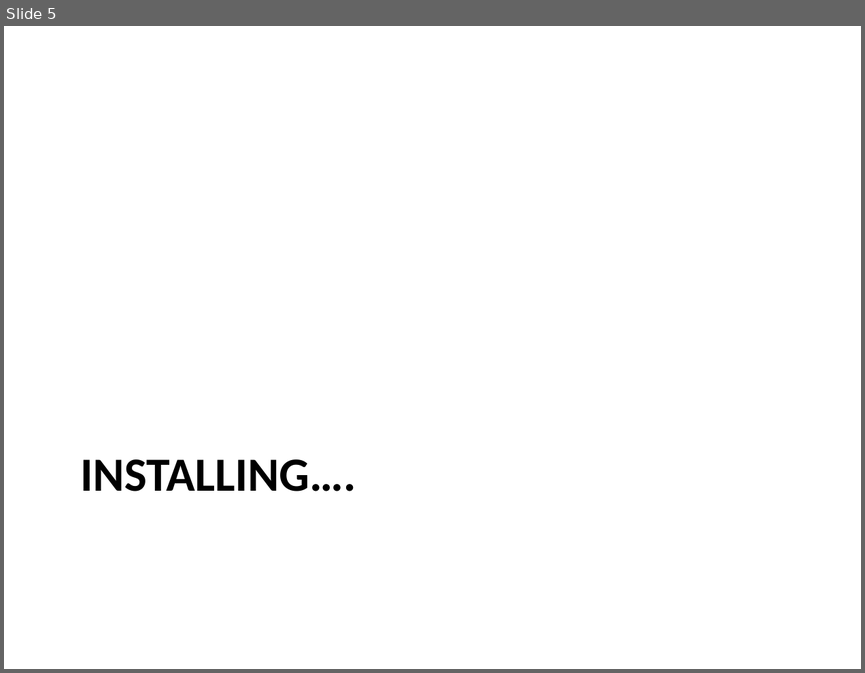
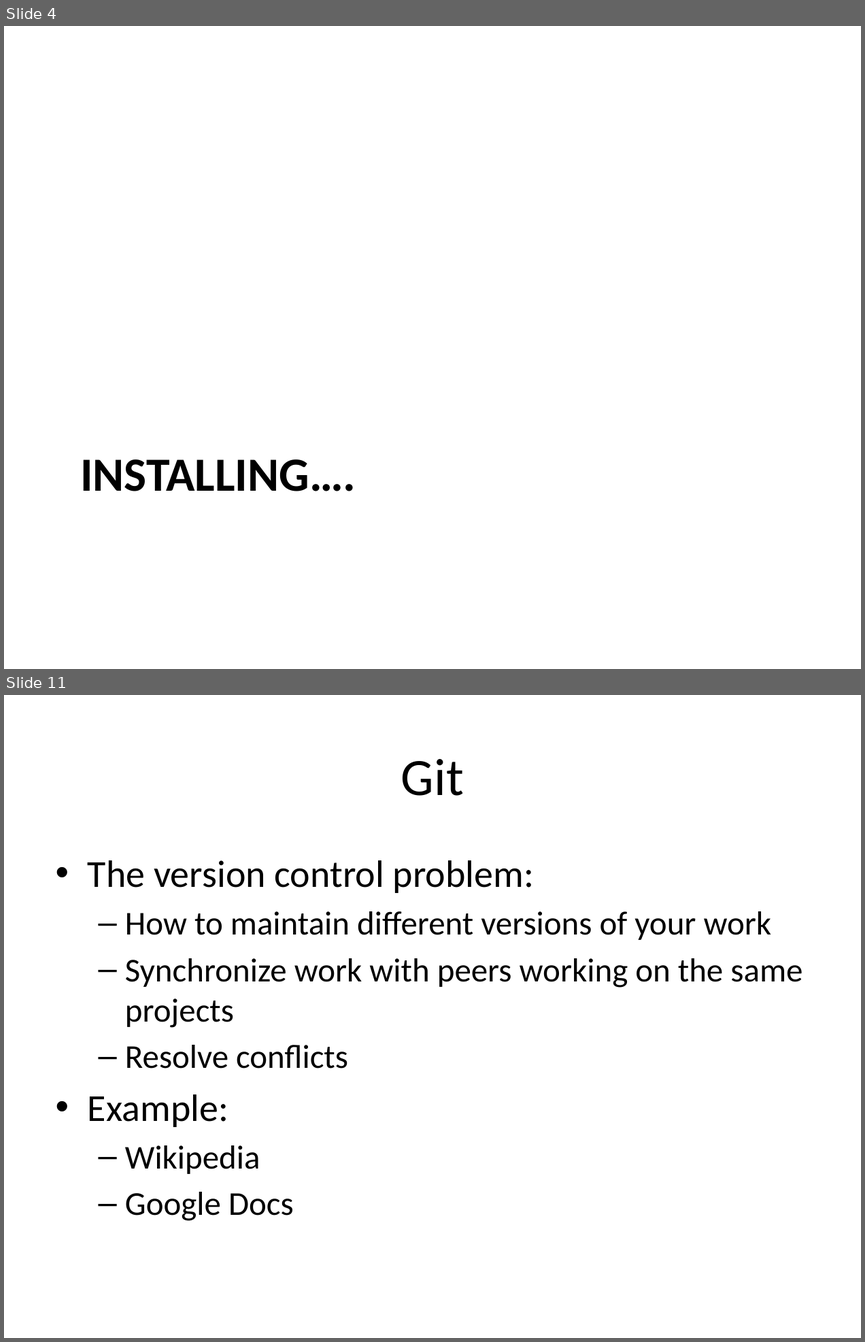
Before and after one commit to kinsidar/Spring2016, a slide deck: Slides/Lab1.pptx. Shown one above the other, each under a label of ours: slide 5 before the commit, slides 4 and 11 after it; the slides between them are not shown. The pictures are 865x673 and 865x1342 pixels, drawn with LibreOffice and Linux fonts; fonts in the diff are those of the drawing. Boxes give left, top, right and bottom in pixels: in the first picture for what was removed or moved away, otherwise in the second. Text is boxed around its words. In the diff, an @@ line names an element or a change of style, - is before the commit and + after.

```diff
--- a/Slides/Lab1.pptx
+++ b/Slides/Lab1.pptx
@@ slide 11 added at box(4, 695, 861, 1338), background #FFFFFF @@
@@ title added at box(401, 759, 464, 796), 44 pt, text #000000 @@
+Git
@@ text added at box(88, 860, 802, 1221), 28 pt, text #000000 @@
+• The version control problem:
+  – How to maintain different versions of your work
+  – Synchronize work with peers working on the same projects
+  – Resolve conflicts
+• Example:
+  – Wikipedia
+  – Google Docs
@@ what was slide 5 is now slide 4 @@
```
Also in this commit, not shown: 2 slides changed, 13 other slides added, 2 slides removed.
